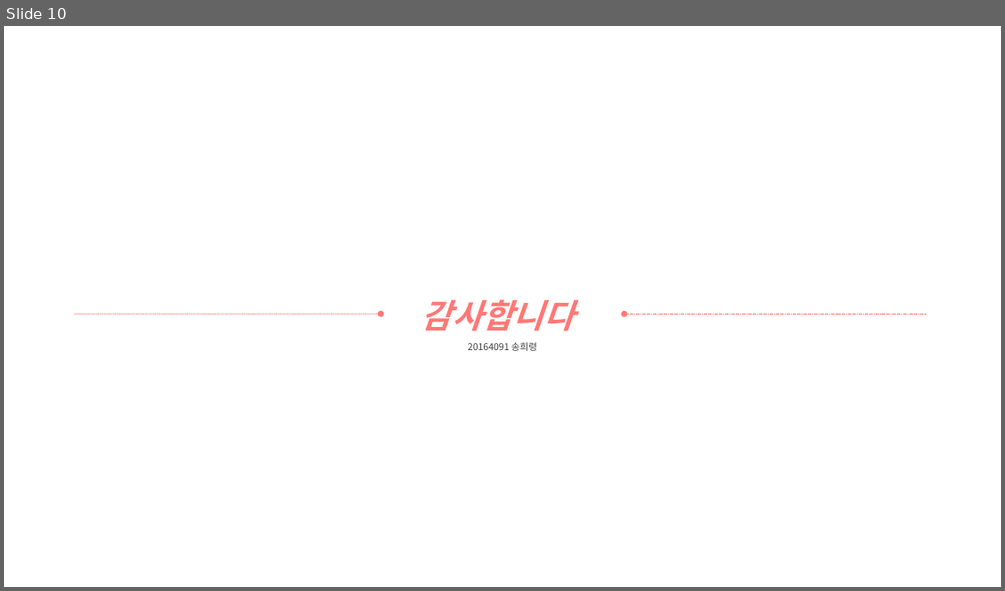
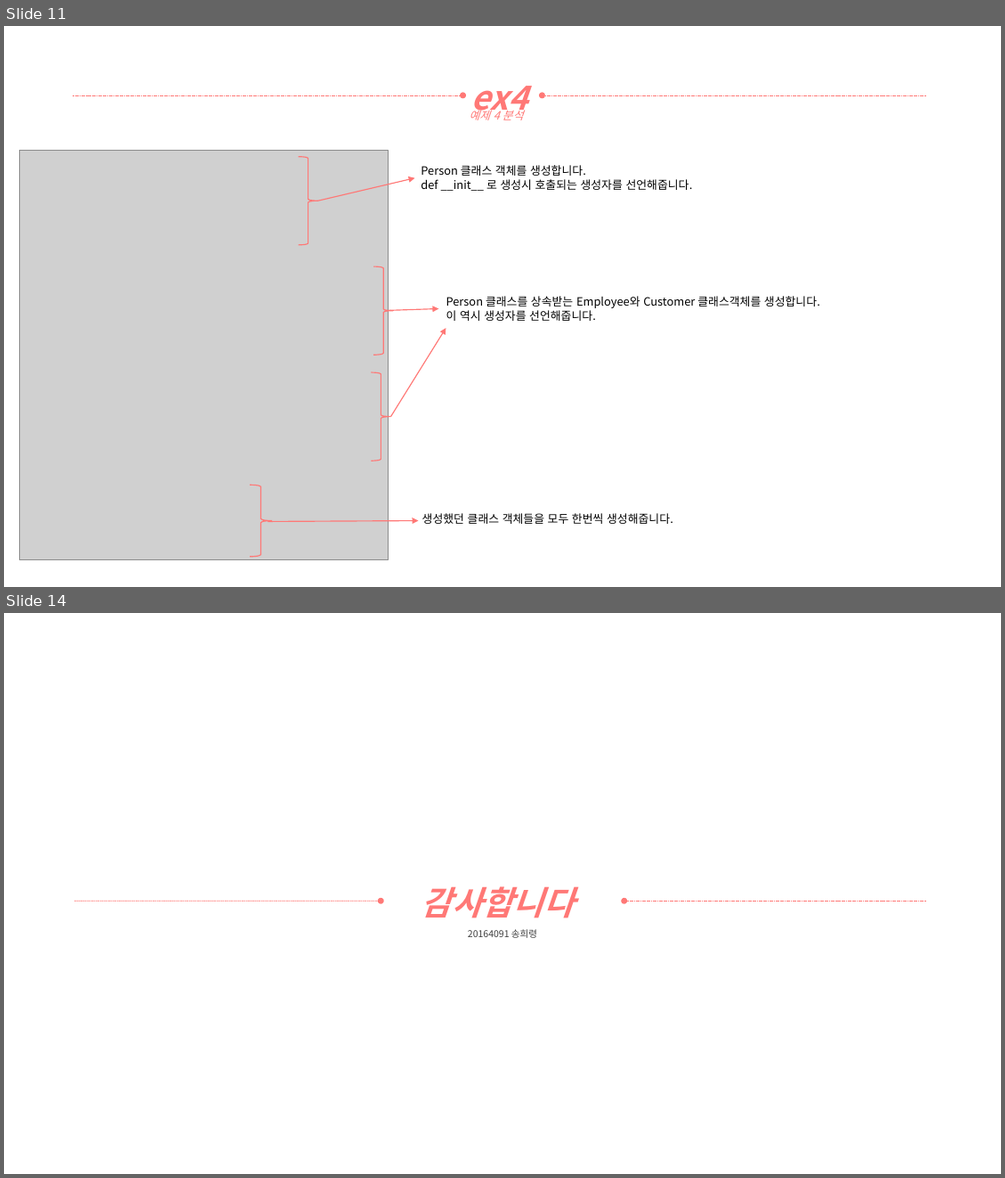
Before and after one commit to yooatom2200/Programing_Base_2, a slide deck: 1장/20164091-송희령-7주차 과제1.pptx. Shown one above the other, each under a label of ours: slide 10 before the commit, slides 11 and 14 after it; the slides between them are not shown. The pictures are 1005x591 and 1005x1178 pixels, drawn with LibreOffice and Linux fonts; fonts in the diff are those of the drawing; grey boxes stand for pictures. Boxes give left, top, right and bottom in pixels: in the first picture for what was removed or moved away, otherwise in the second. Text is boxed around its words. In the diff, an @@ line names an element or a change of style, - is before the commit and + after.

```diff
--- a/1장/20164091-송희령-7주차 과제1.pptx
+++ b/1장/20164091-송희령-7주차 과제1.pptx
@@ slide 11 added at (x1=4, y1=26, x2=1001, y2=587), background #FFFFFF @@
@@ arrow added from (73, 95) to (463, 95), #FF7876 0.5 pt dashed @@
@@ text added at (x1=470, y1=86, x2=527, y2=119), 32 pt, text #FF7876, bold, italic @@
+ex4
@@ arrow added from (926, 95) to (542, 95), #FF7876 0.5 pt dashed @@
@@ text added at (x1=469, y1=108, x2=524, y2=120), 11 pt, text #FF7876, italic @@
+예제 4 분석
@@ picture added at (x1=20, y1=150, x2=388, y2=559) @@
@@ right brace added at (x1=299, y1=157, x2=318, y2=245), outline #FF7876 1 pt @@
@@ arrow added from (318, 201) to (414, 178), #FF7876 1 pt @@
@@ text added at (x1=421, y1=165, x2=693, y2=191), 11 pt, text #000000 @@
+Person 클래스 객체를 생성합니다.
+def __init__ 로 생성시 호출되는 생성자를 선언해줍니다.
@@ right brace added at (x1=373, y1=267, x2=393, y2=355), outline #FF7876 1 pt @@
@@ arrow added from (388, 310) to (438, 309), #FF7876 1 pt @@
@@ text added at (x1=446, y1=296, x2=820, y2=321), 11 pt, text #000000 @@
+Person 클래스를 상속받는 Employee와 Customer 클래스객체를 생성합니다.
+이 역시 생성자를 선언해줍니다.
@@ arrow added from (390, 417) to (446, 328), #FF7876 1 pt @@
@@ right brace added at (x1=372, y1=372, x2=390, y2=460), outline #FF7876 1 pt @@
@@ right brace added at (x1=250, y1=484, x2=273, y2=556), outline #FF7876 1 pt @@
@@ arrow added from (268, 521) to (418, 520), #FF7876 1 pt @@
@@ text added at (x1=422, y1=513, x2=673, y2=524), 11 pt, text #000000 @@
+생성했던 클래스 객체들을 모두 한번씩 생성해줍니다.
@@ what was slide 10 is now slide 14 @@
```
Also in this commit, not shown: 3 other slides added, 2 other files.
